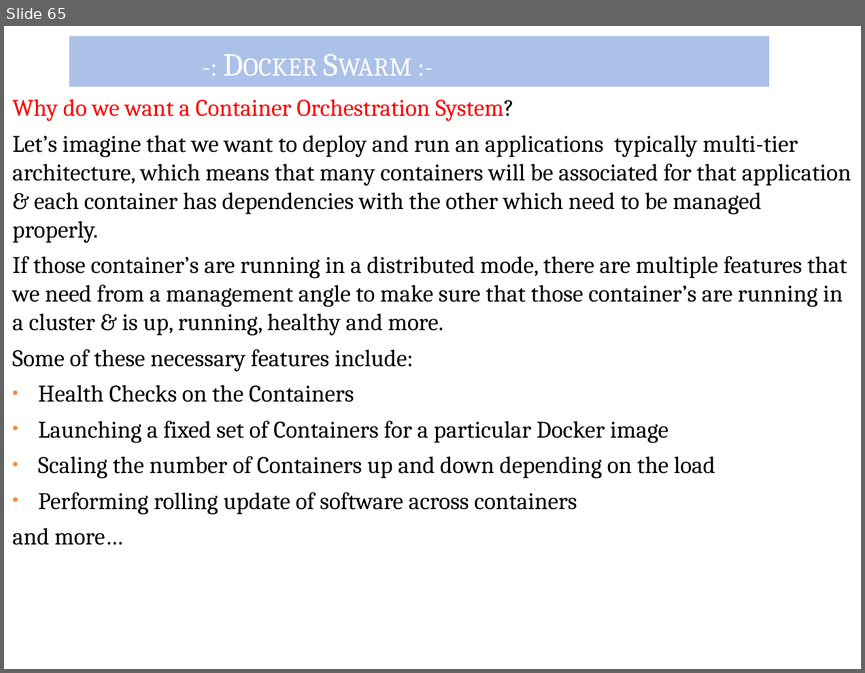
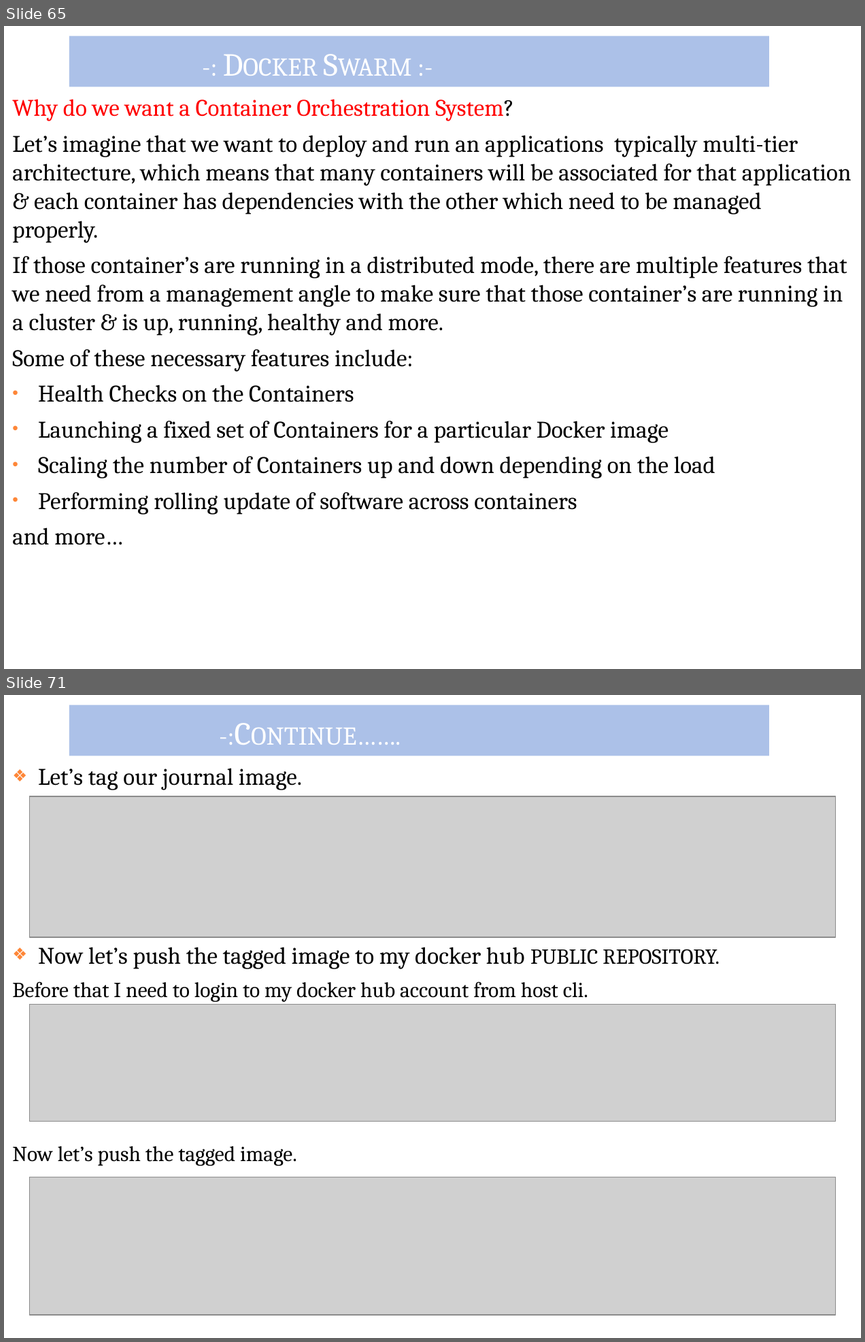
Before and after one commit to dsaha-84/Opern-Training-Modules, a slide deck: 4.DOCKER.pptx. Shown one above the other, each under a label of ours: slide 65 before the commit, slides 65 and 71 after it; the slides between them are not shown. The pictures are 865x673 and 865x1342 pixels, drawn with LibreOffice and Linux fonts; fonts in the diff are those of the drawing; grey boxes stand for pictures. Boxes give left, top, right and bottom in pixels: in the first picture for what was removed or moved away, otherwise in the second. Text is boxed around its words. In the diff, an @@ line names an element or a change of style, - is before the commit and + after.

```diff
--- a/4.DOCKER.pptx
+++ b/4.DOCKER.pptx
@@ slide 71 added at [4,695,861,1338], background #FFFFFF @@
@@ title added at [69,705,769,756], fill #ACC1E8, 27 pt, text #FFFFFF, small capitals @@
+-:Continue…….
@@ text added at [12,768,719,1166], 18 pt, text #000000 @@
+❖ Let’s tag our journal image.
+❖ Now let’s push the tagged image to my docker hub PUBLIC REPOSITORY.
+Before that I need to login to my docker hub account from host cli.
+Now let’s push the tagged image.
@@ picture added at [30,796,836,936] @@
@@ picture added at [30,1004,836,1121] @@
@@ picture added at [30,1176,836,1314] @@
```
Also in this commit, not shown: 1 slide changed, 7 other slides added, 2 slides removed.
